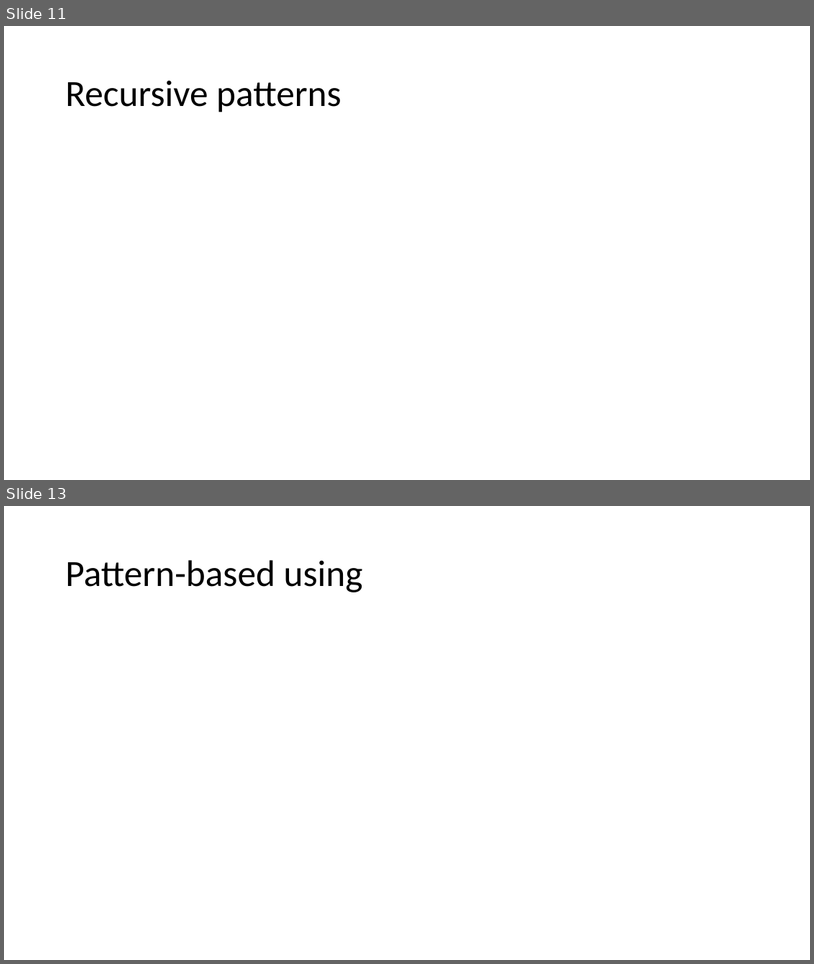
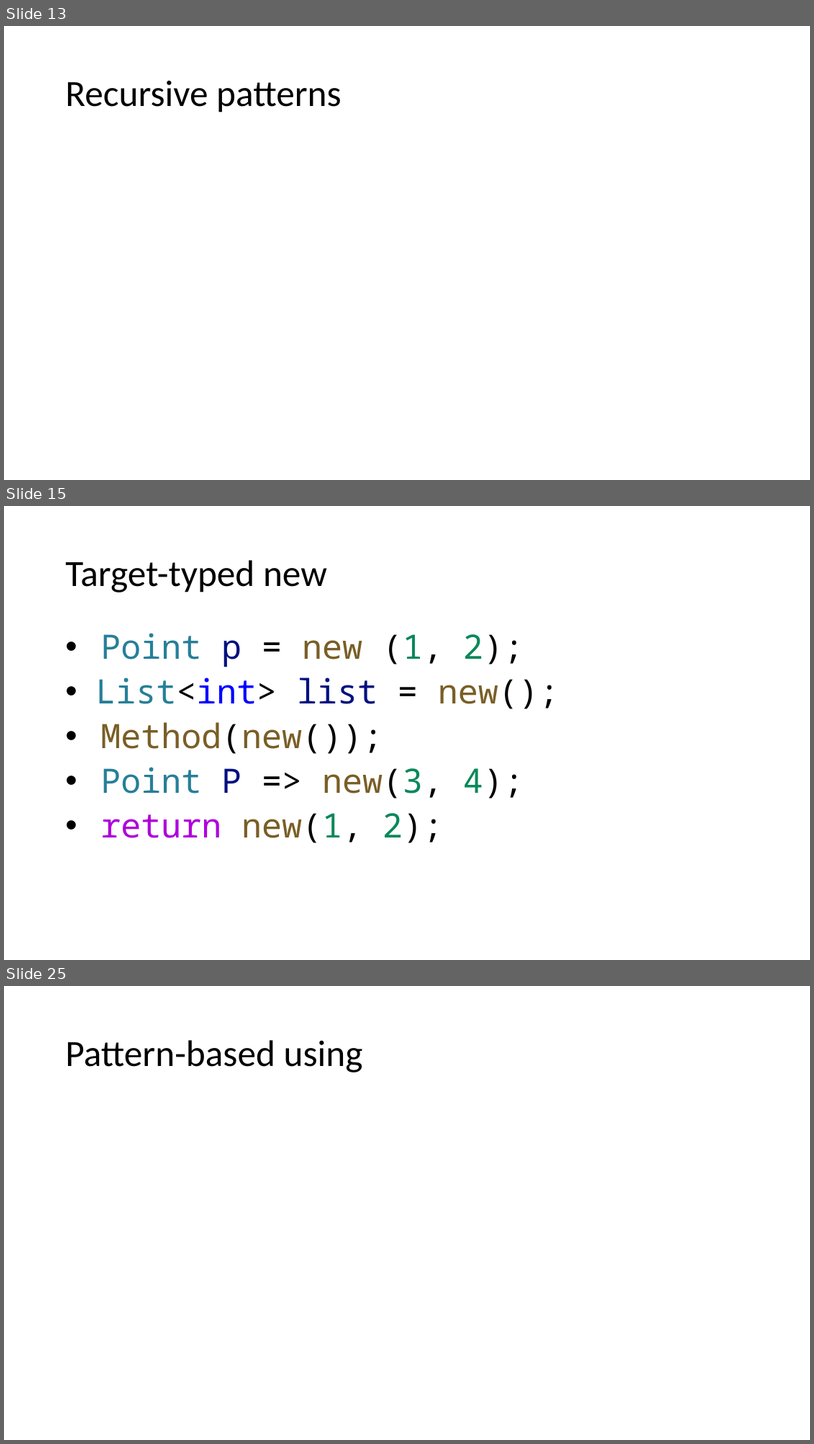
Before and after one commit to kugushev/presentations, a slide deck: Presentation.pptx. Shown one above the other, each under a label of ours: slides 11 and 13 before the commit, slides 13, 15 and 25 after it; the slides between them are not shown. The pictures are 814x964 and 814x1444 pixels, drawn with LibreOffice and Linux fonts; fonts in the diff are those of the drawing. Boxes give left, top, right and bottom in pixels: in the first picture for what was removed or moved away, otherwise in the second. Text is boxed around its words. In the diff, an @@ line names an element or a change of style, - is before the commit and + after.

Commit message:
add target-type-new

```diff
--- a/Presentation.pptx
+++ b/Presentation.pptx
@@ slide 15 added at (x1=4, y1=506, x2=810, y2=960), background #FFFFFF @@
@@ title added at (x1=65, y1=560, x2=327, y2=592), 44 pt, text #000000 @@
+Target-typed new
@@ text added at (x1=95, y1=633, x2=559, y2=843), 40 pt, text #000000 @@
+• Point p = new (1, 2);
+• List<int> list = new();
+• Method(new());
+• Point P => new(3, 4);
+• return new(1, 2);
@@ what was slide 11 is now slide 13 @@
@@ what was slide 13 is now slide 25 @@
```
Also in this commit, not shown: 1 slide changed, 11 other slides added, 2 other files.
